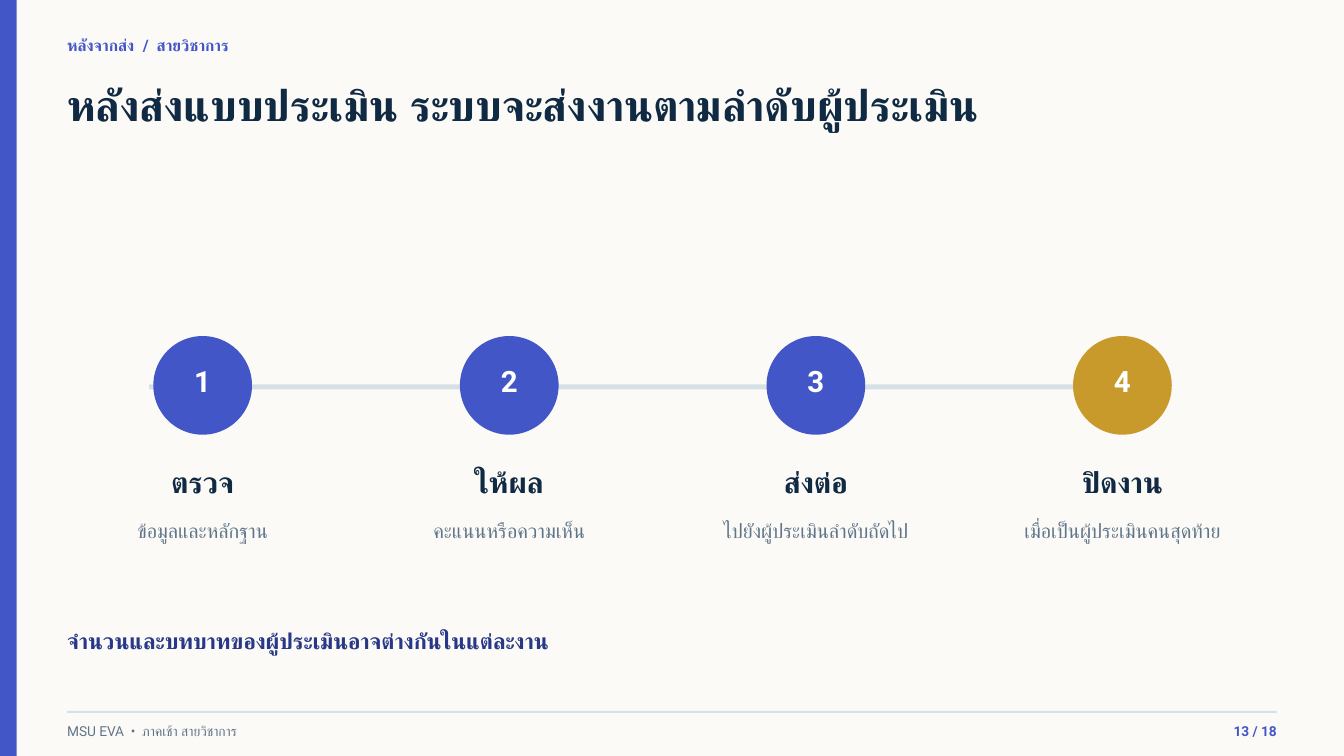
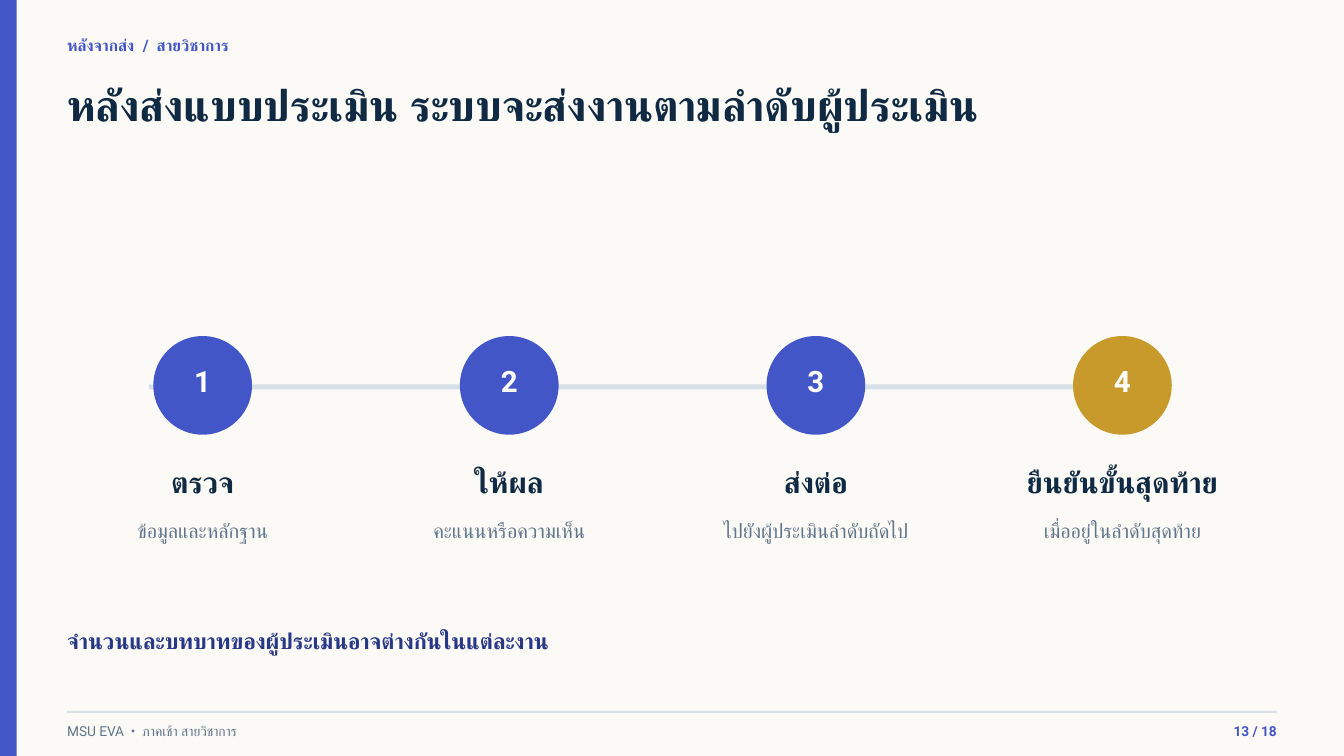
Before and after one commit to issenkku/issenkku-msu_eva-pass2, a slide deck: slide 13 of docs/MSU-EVA-อบรมสายวิชาการ-ฉบับวิทยากร.pptx. Drawn at 1344x756 pixels with LibreOffice and Linux fonts; fonts in the diff are those of the drawing. Boxes give left, top, right and bottom in pixels: in the first picture for what was removed or moved away, otherwise in the second. Text is boxed around its words. In the diff, an @@ line names an element or a change of style, - is before the commit and + after.

```diff
--- a/docs/MSU-EVA-อบรมสายวิชาการ-ฉบับวิทยากร.pptx
+++ b/docs/MSU-EVA-อบรมสายวิชาการ-ฉบับวิทยากร.pptx
@@ text at (1027,470,1218,501): text changed @@
-ปิดงาน
+ยืนยันขั้นสุดท้าย
@@ text at (1044,523,1201,544): text changed @@
-เมื่อเป็นผู้ประเมินคนสุดท้าย
+เมื่ออยู่ในลำดับสุดท้าย
```
Also in this commit, not shown: 3 other slides changed, 1 other file.
